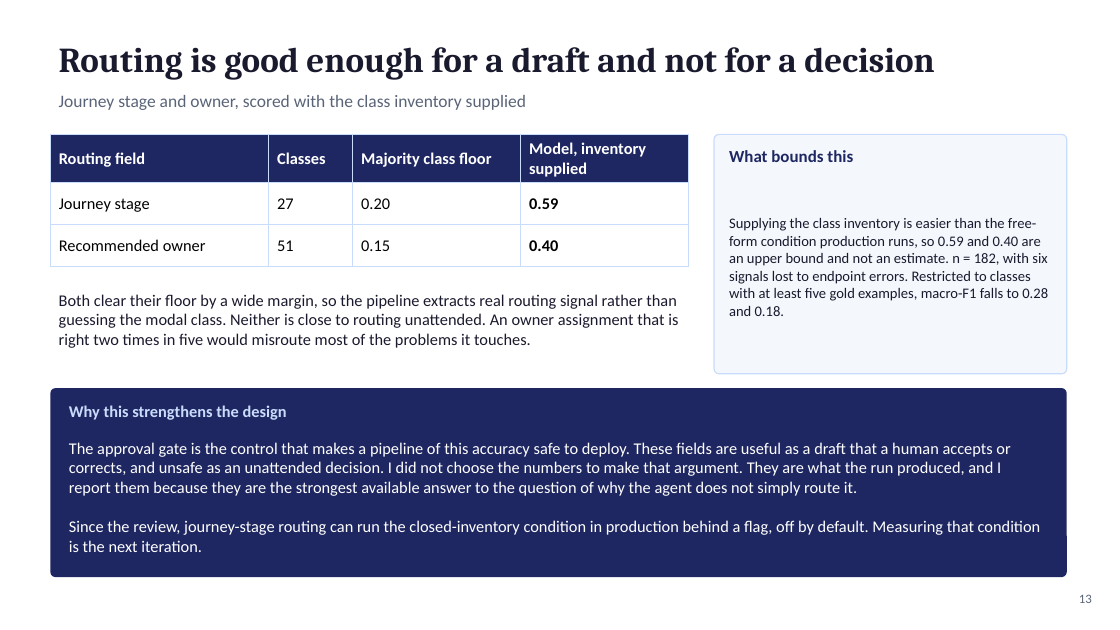
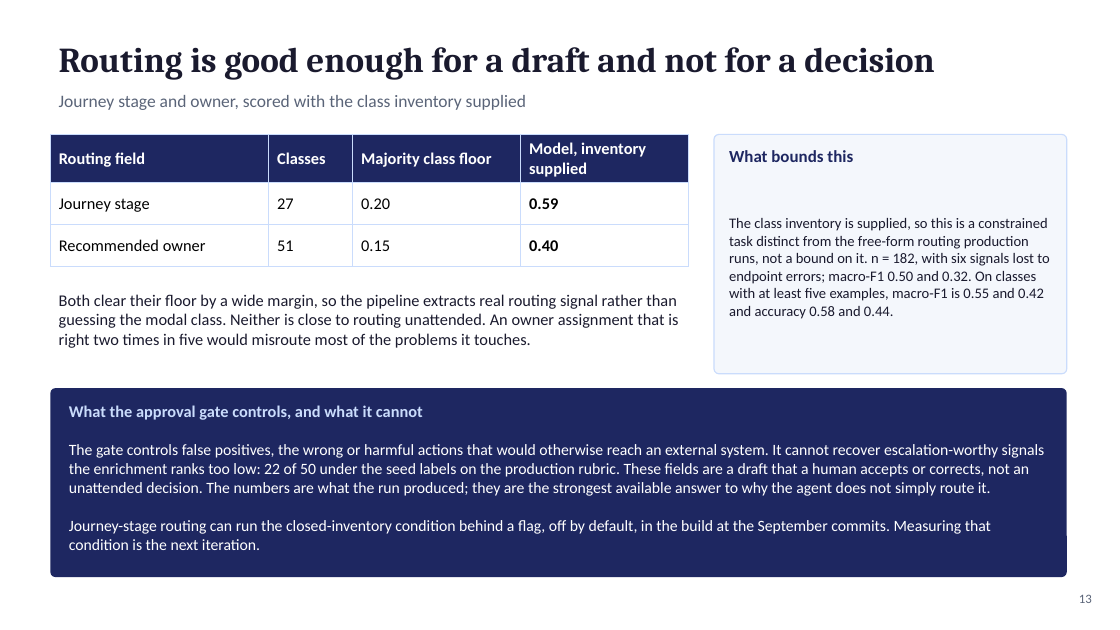
Before and after one commit to fogu13/CLARA, a slide deck: slide 13 of thesis/defense/defense_deck.pptx. Drawn at 1120x630 pixels with LibreOffice and Linux fonts; fonts in the diff are those of the drawing. Boxes give left, top, right and bottom in pixels: in the first picture for what was removed or moved away, otherwise in the second. Text is boxed around its words. In the diff, an @@ line names an element or a change of style, - is before the commit and + after.

```diff
--- a/thesis/defense/defense_deck.pptx
+++ b/thesis/defense/defense_deck.pptx
@@ text at [729,218,1049,319]: text changed @@
-Supplying the class inventory is easier than the free-form condition production runs, so 0.59 and 0.40 are an upper bound and not an estimate. n = 182, with six signals lost to endpoint errors. Restricted to classes with at least five gold examples, macro-F1 falls to 0.28 and 0.18.
+The class inventory is supplied, so this is a constrained task distinct from the free-form routing production runs, not a bound on it. n = 182, with six signals lost to endpoint errors; macro-F1 0.50 and 0.32. On classes with at least five examples, macro-F1 is 0.55 and 0.42 and accuracy 0.58 and 0.44.
@@ text at [69,405,423,420]: text changed @@
-Why this strengthens the design
+What the approval gate controls, and what it cannot
@@ text at [69,444,1045,550]: text changed; size 14 to 13.5 pt @@
-The approval gate is the control that makes a pipeline of this accuracy safe to deploy. These fields are useful as a draft that a human accepts or corrects, and unsafe as an unattended decision. I did not choose the numbers to make that argument. They are what the run produced, and I report them because they are the strongest available answer to the question of why the agent does not simply route it.
-Since the review, journey-stage routing can run the closed-inventory condition in production behind a flag, off by default. Measuring that condition is the next iteration.
+The gate controls false positives, the wrong or harmful actions that would otherwise reach an external system. It cannot recover escalation-worthy signals the enrichment ranks too low: 22 of 50 under the seed labels on the production rubric. These fields are a draft that a human accepts or corrects, not an unattended decision. The numbers are what the run produced; they are the strongest available answer to why the agent does not simply route it.
+Journey-stage routing can run the closed-inventory condition behind a flag, off by default, in the build at the September commits. Measuring that condition is the next iteration.
```
Also in this commit, not shown: 18 other slides changed, 6 other files.
